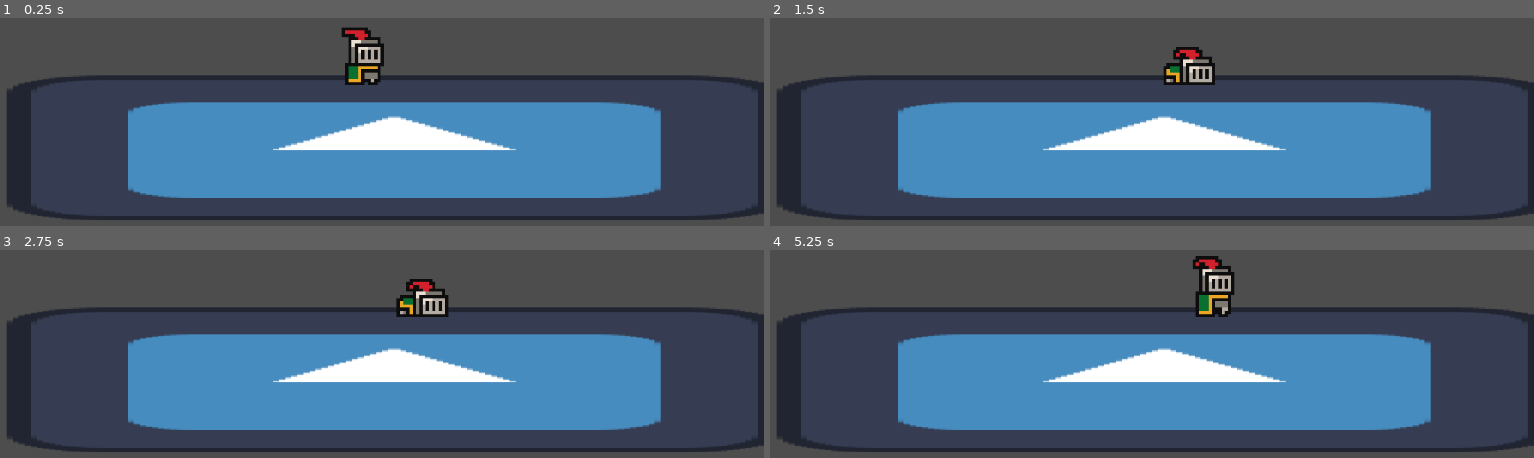
Above: before the commit, frames 1-4 (two rows, left to right).
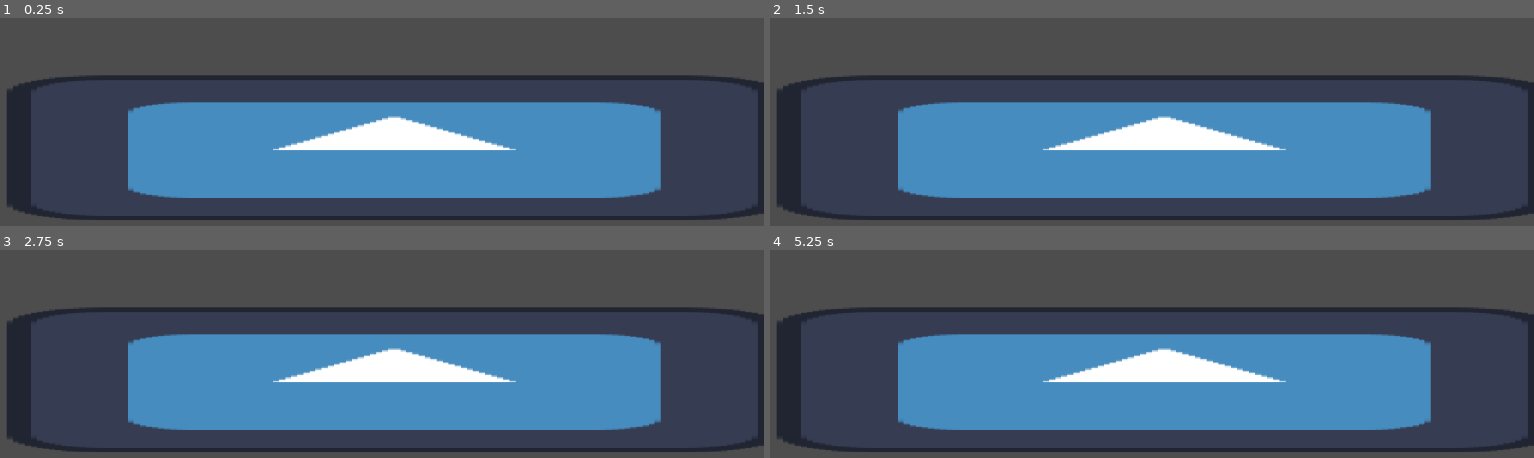
Above: after the commit, the same moments.

Repository: jible/Platform-fighter
Game: Godot game, scene res://scenes/test_scene.tscn
The game is run twice, just before and just after one commit, with the same random seed, the same clock (stepped at 60 frames per second) and the same inputs. The project has no main scene, so this scene is started directly. The engine's default icon, where the game draws it, is replaced by a stand-in: a white triangle on a blue panel in a dark square.
Inputs:
- Up to frame 1 (0.25 s): no input
- Up to frame 2 (1.5 s): tap Enter at 0.5 s; hold D (move_right) from 0.53 s (still down); tap E (attack) at 0.6 s; tap Space (jump) at 0.77 s; tap Shift (dash) at 1.35 s
- Up to frame 3 (2.75 s): tap Space (jump) at 1.52 s; release D (move_right) at 2.03 s; hold A (move_left) from 2.03 s (still down); tap E (attack) at 2.1 s
- Up to frame 4 (5.25 s): release A (move_left) at 2.78 s; hold D (move_right) 2.78-4.28 s; tap Shift (dash) at 2.85, 4.35 s; tap Space (jump) at 3.02, 3.77, 4.52 s; tap E (attack) at 3.6, 5.1 s; hold A (move_left) 4.28-5.03 s; hold D (move_right) from 5.03 s (still down)

The runs differ from the first frame. In frame 1, 1.2% of the frame differs, in the area x 44-51%, y 4-33%; in frame 2, 1.0%; in frame 3, 1.0%; in frame 4, 1.3%, in the area x 55-61%, y 2-33%.

Commit message:
too many things
continued work on controller parsing. made a signal.

play scenes now derive from play scene node. This holds all common nodes across scene with characters in it, like the camera and the input manager. it will serve players the references to those nodes.

Attempted to make test character via inherited scene rather than a parent node.

Diff:
--- a/platform-fighter/characters/base_character.tscn
+++ b/platform-fighter/characters/base_character.tscn
@@ -20,7 +20,180 @@
 
 [sub_resource type="CircleShape2D" id="CircleShape2D_vnujj"]
 
+[sub_resource type="Animation" id="Animation_rq2if"]
+loop_mode = 1
+tracks/0/type = "value"
+tracks/0/imported = false
+tracks/0/enabled = true
+tracks/0/path = NodePath("SpriteManager:animation")
+tracks/0/interp = 0
+tracks/0/loop_wrap = true
+tracks/0/keys = {
+"times": PackedFloat32Array(0),
+"transitions": PackedFloat32Array(1),
+"update": 1,
+"values": ["Aerial"]
+}
+tracks/1/type = "value"
+tracks/1/imported = false
+tracks/1/enabled = true
+tracks/1/path = NodePath("SpriteManager:frame")
+tracks/1/interp = 0
+tracks/1/loop_wrap = false
+tracks/1/keys = {
+"times": PackedFloat32Array(0, 0.2, 0.4, 0.6, 0.8),
+"transitions": PackedFloat32Array(1, 1, 1, 1, 1),
+"update": 1,
+"values": [0, 1, 2, 3, 4]
+}
+
+[sub_resource type="Animation" id="Animation_hcpvk"]
+length = 0.25
+tracks/0/type = "value"
+tracks/0/imported = false
+tracks/0/enabled = true
+tracks/0/path = NodePath("SpriteManager:animation")
+tracks/0/interp = 0
+tracks/0/loop_wrap = true
+tracks/0/keys = {
+"times": PackedFloat32Array(0),
+"transitions": PackedFloat32Array(1),
+"update": 1,
+"values": ["Dash"]
+}
+tracks/1/type = "value"
+tracks/1/imported = false
+tracks/1/enabled = true
+tracks/1/path = NodePath("SpriteManager:frame")
+tracks/1/interp = 0
+tracks/1/loop_wrap = false
+tracks/1/keys = {
+"times": PackedFloat32Array(0, 0.05, 0.1, 0.15, 0.2),
+"transitions": PackedFloat32Array(1, 1, 1, 1, 1),
+"update": 1,
+"values": [0, 1, 2, 3, 4]
+}
+
+[sub_resource type="Animation" id="Animation_cgfyo"]
+length = 0.8
+loop_mode = 1
+tracks/0/type = "value"
+tracks/0/imported = false
+tracks/0/enabled = true
+tracks/0/path = NodePath("SpriteManager:animation")
+tracks/0/interp = 0
+tracks/0/loop_wrap = true
+tracks/0/keys = {
+"times": PackedFloat32Array(0),
+"transitions": PackedFloat32Array(1),
+"update": 1,
+"values": ["Idle"]
+}
+tracks/1/type = "value"
+tracks/1/imported = false
+tracks/1/enabled = true
+tracks/1/path = NodePath("SpriteManager:frame")
+tracks/1/interp = 0
+tracks/1/loop_wrap = false
+tracks/1/keys = {
+"times": PackedFloat32Array(0, 0.2, 0.4, 0.6),
+"transitions": PackedFloat32Array(1, 1, 1, 1),
+"update": 1,
+"values": [0, 1, 2, 3]
+}
+
+[sub_resource type="Animation" id="Animation_nf1us"]
+length = 0.5
+loop_mode = 1
+tracks/0/type = "value"
+tracks/0/imported = false
+tracks/0/enabled = true
+tracks/0/path = NodePath("SpriteManager:animation")
+tracks/0/interp = 0
+tracks/0/loop_wrap = true
+tracks/0/keys = {
+"times": PackedFloat32Array(0),
+"transitions": PackedFloat32Array(1),
+"update": 1,
+"values": ["Jump"]
+}
+tracks/1/type = "value"
+tracks/1/imported = false
+tracks/1/enabled = true
+tracks/1/path = NodePath("SpriteManager:frame")
+tracks/1/interp = 0
+tracks/1/loop_wrap = false
+tracks/1/keys = {
+"times": PackedFloat32Array(0, 0.125, 0.25, 0.375),
+"transitions": PackedFloat32Array(1, 1, 1, 1),
+"update": 1,
+"values": [0, 1, 2, 3]
+}
+
+[sub_resource type="Animation" id="Animation_acq6v"]
+length = 0.7
+tracks/0/type = "value"
+tracks/0/imported = false
+tracks/0/enabled = true
+tracks/0/path = NodePath("SpriteManager:animation")
+tracks/0/interp = 0
+tracks/0/loop_wrap = true
+tracks/0/keys = {
+"times": PackedFloat32Array(0),
+"transitions": PackedFloat32Array(1),
+"update": 1,
+"values": ["Punch"]
+}
+tracks/1/type = "value"
+tracks/1/imported = false
+tracks/1/enabled = true
+tracks/1/path = NodePath("SpriteManager:frame")
+tracks/1/interp = 0
+tracks/1/loop_wrap = false
+tracks/1/keys = {
+"times": PackedFloat32Array(0, 0.1, 0.2, 0.3, 0.4, 0.5, 0.6),
+"transitions": PackedFloat32Array(1, 1, 1, 1, 1, 1, 1),
+"update": 1,
+"values": [0, 1, 2, 3, 4, 5, 6]
+}
+
+[sub_resource type="Animation" id="Animation_mymr4"]
+length = 2.0
+loop_mode = 1
+tracks/0/type = "value"
+tracks/0/imported = false
+tracks/0/enabled = true
+tracks/0/path = NodePath("SpriteManager:animation")
+tracks/0/interp = 0
+tracks/0/loop_wrap = true
+tracks/0/keys = {
+"times": PackedFloat32Array(0),
+"transitions": PackedFloat32Array(1),
+"update": 1,
+"values": ["Walk"]
+}
+tracks/1/type = "value"
+tracks/1/imported = false
+tracks/1/enabled = true
+tracks/1/path = NodePath("SpriteManager:frame")
+tracks/1/interp = 0
+tracks/1/loop_wrap = false
+tracks/1/keys = {
+"times": PackedFloat32Array(0, 0.125, 0.25, 0.375, 0.5, 0.625, 0.75, 0.875, 1, 1.125, 1.25, 1.375, 1.5, 1.625, 1.75, 1.875),
+"transitions": PackedFloat32Array(1, 1, 1, 1, 1, 1, 1, 1, 1, 1, 1, 1, 1, 1, 1, 1),
+"update": 1,
+"values": [0, 1, 2, 3, 4, 5, 6, 7, 8, 9, 10, 11, 12, 13, 14, 15]
+}
+
 [sub_resource type="AnimationLibrary" id="AnimationLibrary_hcpvk"]
+_data = {
+&"Aerial": SubResource("Animation_rq2if"),
+&"Dash": SubResource("Animation_hcpvk"),
+&"Idle": SubResource("Animation_cgfyo"),
+&"Jump": SubResource("Animation_nf1us"),
+&"Punch": SubResource("Animation_acq6v"),
+&"Walk": SubResource("Animation_mymr4")
+}
 
 [node name="BaseCharacter" type="Node2D"]
 scale = Vector2(15, 15)
--- a/platform-fighter/characters/input_manager.gd
+++ b/platform-fighter/characters/input_manager.gd
@@ -7,8 +7,14 @@
 
 In the future it should handle them taking account for the player's specialized binds
 """
+enum button_event_type{
+	PRESSED,
+	RELEASED,
+	STICK_MOVE,
+}
+var drift_threshold = .1
+signal button_event(button_name: String, device: int, event_type: button_event_type, axis:Vector2)
 
-var drift_threshold = .1
 @onready var current_controller_states: Array[ControllerState] = [
 	ControllerState.new(),
 	ControllerState.new(),
@@ -45,6 +51,8 @@
 		button = button_default_controls.get(event.button_index, null)
 		if !button: return
 		current_controller_states[event.device].buttons[button] = event.pressed
+		var event_type = button_event_type.PRESSED if event.pressed else button_event_type.RELEASED
+		button_event.emit(button,event.device, event_type, Vector2.ZERO)
 	elif event is InputEventJoypadMotion:
 		var axis_value = event.axis_value
 		if abs(axis_value) < drift_threshold:
@@ -52,11 +60,21 @@
 		button = axis_default_controls.get(event.axis)
 		if !button: return
 		if button == "ZL" or button == "ZR":
-			current_controller_states[event.device].buttons[button] = true if axis_value > .9 else false
+			var pressed = true if axis_value > .9 else false
+			current_controller_states[event.device].buttons[button] = pressed
+			var event_type = button_event_type.PRESSED if pressed else button_event_type.RELEASED
+			button_event.emit(button,event.device, event_type, Vector2.ZERO)
 		else:
 			var stick_num = floor(event.axis/2)
 			var axis = 'x' if event.axis%2 == 0 else 'y'
 			current_controller_states[event.device].sticks[stick_num][axis] = axis_value
+			button_event.emit(
+				button,
+				event.device,
+				button_event_type.STICK_MOVE,
+				current_controller_states[event.device].sticks[stick_num]
+			)
 
-func _process(_delta):
-	current_controller_states[0] = current_controller_states[0].get_copy()
+func _physics_process(_delta):
+	#current_controller_states[0] = current_controller_states[0].get_copy()
+	pass
--- a/platform-fighter/characters/test_character/test_character.tscn
+++ b/platform-fighter/characters/test_character/test_character.tscn
@@ -252,7 +252,7 @@
 
 [node name="SpriteManager" parent="BaseCharacter" index="1"]
 sprite_frames = ExtResource("2_764ya")
-animation = &"Punch"
+animation = &"Aerial"
 
 [node name="Punch" type="Node2D" parent="BaseCharacter/SpriteManager/StateMachine" index="5" node_paths=PackedStringArray("base_character", "state_machine", "character_body")]
 script = ExtResource("3_8xi0h")
--- a/platform-fighter/components/for_characters/base_character.gd
+++ b/platform-fighter/components/for_characters/base_character.gd
@@ -13,3 +13,12 @@
 
 
 @export_range(0,3, 1) var team_number = 0
+var play_scene_manager: PlaySceneManager
+var input_manager: InputManager
+
+
+"""
+This function grabs all necessary references for the player
+that do not exist on the player. Any managers or stages or
+other info about the scene the player is in is grabbed through this.
+"""
--- a/platform-fighter/components/for_characters/physics_related/character_body.gd
+++ b/platform-fighter/components/for_characters/physics_related/character_body.gd
@@ -29,7 +29,7 @@
 	state_types.NO_PROCESS: [],
 	state_types.PHYSICS_ONLY: [
 		Callable(standard_gravity_process),
-		Callable(standard_drag_process),
+		Callable(no_control_drag_process),
 	]
 }
 
@@ -87,6 +87,13 @@
 		velocity.x -= velocity.x * delta * drag
 		if abs(velocity.x) < velocity_threshold:
 			velocity.x = 0
+
+func no_control_drag_process(delta):
+	# If there is no input, apply drag
+	var drag = grounded_drag if is_on_floor() else aeriel_drag
+	velocity.x -= velocity.x * delta * drag
+	if abs(velocity.x) < velocity_threshold:
+		velocity.x = 0
 
 func standard_gravity_process(delta):
 	if grounded:
--- a/platform-fighter/components/for_characters/reference_server.gd
+++ b/platform-fighter/components/for_characters/reference_server.gd
@@ -29,7 +29,7 @@
 	if parent == null:
 		return
 
-	var children = parent.get_children()
+	var children = parent.get_children(true)
 	for child in children:
 		for prop in get_property_list():
 			if not (prop.usage & PROPERTY_USAGE_EDITOR):
--- /dev/null
+++ b/platform-fighter/scenes/play_scene.tscn
@@ -0,0 +1,15 @@
+[gd_scene load_steps=3 format=3 uid="uid://mbd7hr8paxe0"]
+
+[ext_resource type="Script" uid="uid://b1g2yvibmsn5v" path="res://characters/input_manager.gd" id="1_m1edv"]
+[ext_resource type="Script" uid="uid://dr5leuuafn8o0" path="res://scenes/play_scene_manager.gd" id="1_wklqy"]
+
+[node name="PlaySceneManager" type="Node2D" node_paths=PackedStringArray("camera", "input_manager")]
+script = ExtResource("1_wklqy")
+camera = NodePath("Camera2D")
+input_manager = NodePath("InputManager")
+
+[node name="Camera2D" type="Camera2D" parent="."]
+zoom = Vector2(0.31, 0.31)
+
+[node name="InputManager" type="Node" parent="."]
+script = ExtResource("1_m1edv")
--- /dev/null
+++ b/platform-fighter/scenes/play_scene_manager.gd
@@ -0,0 +1,10 @@
+class_name PlaySceneManager
+extends Node2D
+
+
+@export var camera:Camera2D
+@export var input_manager:InputManager
+
+#func _ready():
+	#for child in get_children():
+		#if child is
--- /dev/null
+++ b/platform-fighter/scenes/test_character.tscn
@@ -0,0 +1,43 @@
+[gd_scene load_steps=7 format=3 uid="uid://ds0ije06rtnoe"]
+
+[ext_resource type="PackedScene" uid="uid://e6cxo5jrheb1" path="res://characters/base_character.tscn" id="1_ka262"]
+[ext_resource type="Script" uid="uid://4un0nbayrgqj" path="res://characters/test_character/behaviors/punch_behavior.gd" id="2_ojpq0"]
+[ext_resource type="SpriteFrames" uid="uid://dudspqa3diyk5" path="res://assets/spriteframes/test_character.tres" id="3_6ropc"]
+[ext_resource type="Script" uid="uid://dd0ll38lrhwll" path="res://characters/test_character/states/punch.gd" id="4_8xbd0"]
+[ext_resource type="Script" uid="uid://db3qdsst0ai6x" path="res://components/for_characters/hitbox_hurtbox/hitbox.gd" id="5_f31ku"]
+
+[sub_resource type="CircleShape2D" id="CircleShape2D_iam3q"]
+radius = 5.46829
+
+[node name="TestCharacter" instance=ExtResource("1_ka262")]
+
+[node name="PunchBehavior" type="Node" parent="CharacterBody/BehaviorManager" index="3" node_paths=PackedStringArray("base_character", "state_machine")]
+script = ExtResource("2_ojpq0")
+priority = 2
+valid_states = Array[String](["Idle", "Aerial", "Walk"])
+base_character = NodePath("../../..")
+state_machine = NodePath("../../../SpriteManager/StateMachine")
+metadata/_custom_type_script = "uid://ujvf0lqqpayc"
+
+[node name="SpriteManager" parent="." index="1"]
+sprite_frames = ExtResource("3_6ropc")
+animation = &"Aerial"
+
+[node name="Punch" type="Node2D" parent="SpriteManager/StateMachine" index="5" node_paths=PackedStringArray("base_character", "state_machine", "character_body")]
+script = ExtResource("4_8xbd0")
+base_character = NodePath("../../..")
+state_machine = NodePath("..")
+character_body = NodePath("../../../CharacterBody")
+state_type = 2
+metadata/_custom_type_script = "uid://cmitgdh8qbd2q"
+
+[node name="Hitbox" type="Area2D" parent="SpriteManager/StateMachine/Punch" index="0" node_paths=PackedStringArray("base_character")]
+monitoring = false
+monitorable = false
+script = ExtResource("5_f31ku")
+base_character = NodePath("../../../..")
+metadata/_custom_type_script = "uid://db3qdsst0ai6x"
+
+[node name="CollisionShape2D" type="CollisionShape2D" parent="SpriteManager/StateMachine/Punch/Hitbox" index="0"]
+position = Vector2(16.5333, -2.46667)
+shape = SubResource("CircleShape2D_iam3q")
--- a/platform-fighter/scenes/test_scene.tscn
+++ b/platform-fighter/scenes/test_scene.tscn
@@ -1,10 +1,9 @@
-[gd_scene load_steps=8 format=3 uid="uid://bu3j6k8wggx17"]
+[gd_scene load_steps=7 format=3 uid="uid://bu3j6k8wggx17"]
 
 [ext_resource type="Texture2D" uid="uid://dtk1g11hitpmo" path="res://assets/images/icon.svg" id="1_j8ivh"]
 [ext_resource type="Script" uid="uid://cg5i8bu2gpf66" path="res://scenes/test_scene.gd" id="1_nd71p"]
-[ext_resource type="PackedScene" uid="uid://dma25oxwib2o8" path="res://characters/test_character/test_character.tscn" id="3_nd71p"]
+[ext_resource type="PackedScene" uid="uid://mbd7hr8paxe0" path="res://scenes/play_scene.tscn" id="3_qjeyg"]
 [ext_resource type="Script" uid="uid://bm3an7ro8eqsd" path="res://components/for_characters/hitbox_hurtbox/hurtbox.gd" id="4_7ddre"]
-[ext_resource type="Script" uid="uid://b1g2yvibmsn5v" path="res://characters/input_manager.gd" id="5_qjeyg"]
 
 [sub_resource type="RectangleShape2D" id="RectangleShape2D_7ddre"]
 size = Vector2(123, 120)
@@ -15,34 +14,28 @@
 [node name="TestScene" type="Node2D"]
 script = ExtResource("1_nd71p")
 
-[node name="stage" type="StaticBody2D" parent="."]
+[node name="PlayScene" parent="." instance=ExtResource("3_qjeyg")]
+
+[node name="stage" type="StaticBody2D" parent="PlayScene"]
 position = Vector2(0, 108.765)
 scale = Vector2(4.415, 4.415)
 
-[node name="CollisionShape2D" type="CollisionShape2D" parent="stage"]
+[node name="CollisionShape2D" type="CollisionShape2D" parent="PlayScene/stage"]
 position = Vector2(31.32, 85.48)
 scale = Vector2(6.38, 1.195)
 shape = SubResource("RectangleShape2D_7ddre")
 
-[node name="Icon" type="Sprite2D" parent="stage"]
+[node name="Icon" type="Sprite2D" parent="PlayScene/stage"]
 position = Vector2(31.32, 85.48)
 scale = Vector2(6.38, 1.195)
 texture = ExtResource("1_j8ivh")
 
-[node name="Camera2D" type="Camera2D" parent="."]
-zoom = Vector2(0.31, 0.31)
-
-[node name="TestCharacter" parent="." instance=ExtResource("3_nd71p")]
-
-[node name="Hurtbox" type="Area2D" parent="."]
+[node name="Hurtbox" type="Area2D" parent="PlayScene"]
 collision_layer = 2
 collision_mask = 0
 script = ExtResource("4_7ddre")
 metadata/_custom_type_script = "uid://bm3an7ro8eqsd"
 
-[node name="CollisionShape2D" type="CollisionShape2D" parent="Hurtbox"]
+[node name="CollisionShape2D" type="CollisionShape2D" parent="PlayScene/Hurtbox"]
 position = Vector2(1040, -355)
 shape = SubResource("CircleShape2D_qjeyg")
-
-[node name="InputManager" type="Node" parent="."]
-script = ExtResource("5_qjeyg")
Not shown: 1 places in platform-fighter/characters/base_character.tscn that only renumber resources
Renamed: platform-fighter/components/for_scenes/controller.gd -> platform-fighter/components/for_scenes/controller_state.gd
Renamed: platform-fighter/components/for_scenes/controller.gd.uid -> platform-fighter/components/for_scenes/controller_state.gd.uid
Not shown, added: platform-fighter/scenes/play_scene_manager.gd.uid
